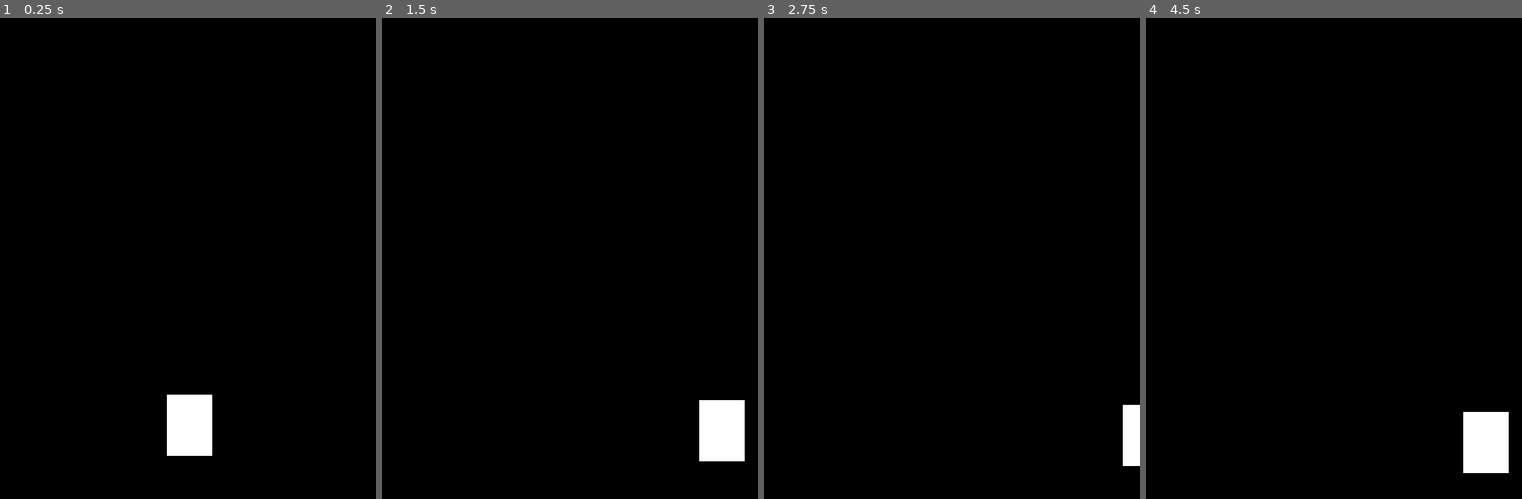
Above: before the commit, frames 1-4 (left to right).
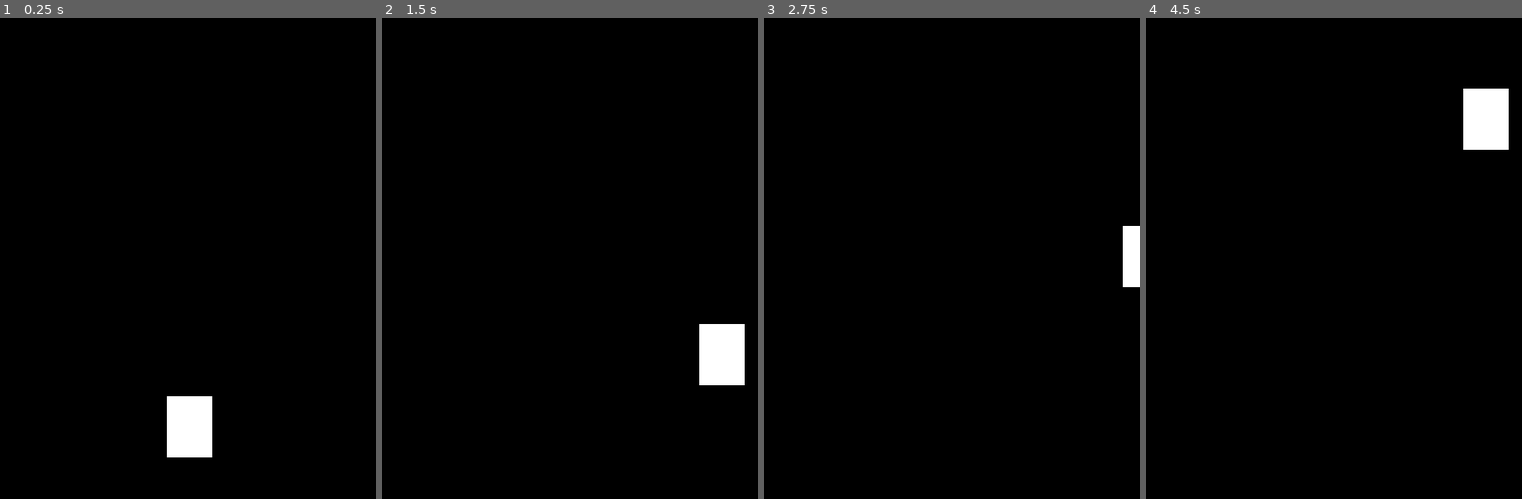
Above: after the commit, the same moments.

Repository: enzoritto/static-hyperspace
Game: Godot game, scene res://levels/Main.tscn
Two runs of this game, one before a commit and one after it. Both use one fixed random seed, a clock stepped at 60 frames per second and the inputs below.
Inputs:
- Up to frame 1 (0.25 s): no input
- Up to frame 2 (1.5 s): tap Enter at 0.5 s; hold Right (move_right) 0.53-1.28 s; hold Space (boost, bound only after the commit) 0.53-1.28 s; hold Left (move_left) from 1.28 s (still down); tap Space (boost, bound only after the commit) at 1.35 s
- Up to frame 3 (2.75 s): release Left (move_left) at 2.03 s; hold Right (move_right) from 2.03 s (still down); hold Space (boost, bound only after the commit) from 2.03 s (still down)
- Up to frame 4 (4.5 s): release Space (boost, bound only after the commit) at 2.78 s; tap Space (boost, bound only after the commit) at 2.85, 3.5, 4.35 s; release Right (move_right) at 3.53 s; hold Space (boost, bound only after the commit) 3.53-4.28 s; hold Left (move_left) from 3.53 s (still down); tap Enter at 4.25 s

The runs differ from the first frame. In frame 1, less than 0.1% of the frame differs, in the area x 44-57%, y 78-92%; in frame 2, 3.1%, in the area x 84-97%, y 63-93%; in frame 3, 1.2%; in frame 4, 3.1%.

Commit message:
Add player boost

Diff:
--- a/project.godot
+++ b/project.godot
@@ -34,6 +34,12 @@
 "events": [ Object(InputEventKey,"resource_local_to_scene":false,"resource_name":"","device":0,"alt":false,"shift":false,"control":false,"meta":false,"command":false,"pressed":false,"scancode":16777231,"unicode":0,"echo":false,"script":null)
  ]
 }
+boost={
+"deadzone": 0.5,
+"events": [ Object(InputEventKey,"resource_local_to_scene":false,"resource_name":"","device":0,"alt":false,"shift":false,"control":false,"meta":false,"command":false,"pressed":false,"scancode":32,"unicode":0,"echo":false,"script":null)
+, Object(InputEventKey,"resource_local_to_scene":false,"resource_name":"","device":0,"alt":false,"shift":false,"control":false,"meta":false,"command":false,"pressed":false,"scancode":16777232,"unicode":0,"echo":false,"script":null)
+ ]
+}
 
 [physics]
 
--- a/scenes/Player.tscn
+++ b/scenes/Player.tscn
@@ -19,3 +19,6 @@
 __meta__ = {
 "_edit_use_anchors_": false
 }
+
+[node name="Boost Timer" type="Timer" parent="."]
+one_shot = true
--- a/scripts/Player.gd
+++ b/scripts/Player.gd
@@ -1,15 +1,27 @@
 extends KinematicBody2D
 
 var speed : int = 350
+var pull : int = 10
+var boost_strength : int = 100
+
+var is_boosting : bool = false
 var direction : Vector2 = Vector2.ZERO
-var pull : int = 5
+
+onready var boost_timer : Timer = get_node("Boost Timer")
 
 func _ready():
 	set_process(true)
 
+func _input(event):
+	if event.is_action_pressed("boost"):
+		boost()
+
 func _process(delta):
 	direction = Vector2.ZERO
-	direction.y += pull * delta
+	if is_boosting == true:
+		direction.y -= boost_strength * delta
+	else:
+		direction.y += pull * delta
 
 	if Input.is_action_pressed("move_right"):
 		direction.x += speed * delta
@@ -17,3 +29,9 @@
 		direction.x -= speed * delta
 
 	move_and_collide(direction)
+
+func boost():
+	boost_timer.start()
+	is_boosting = true
+	yield(boost_timer, "timeout")
+	is_boosting = false
